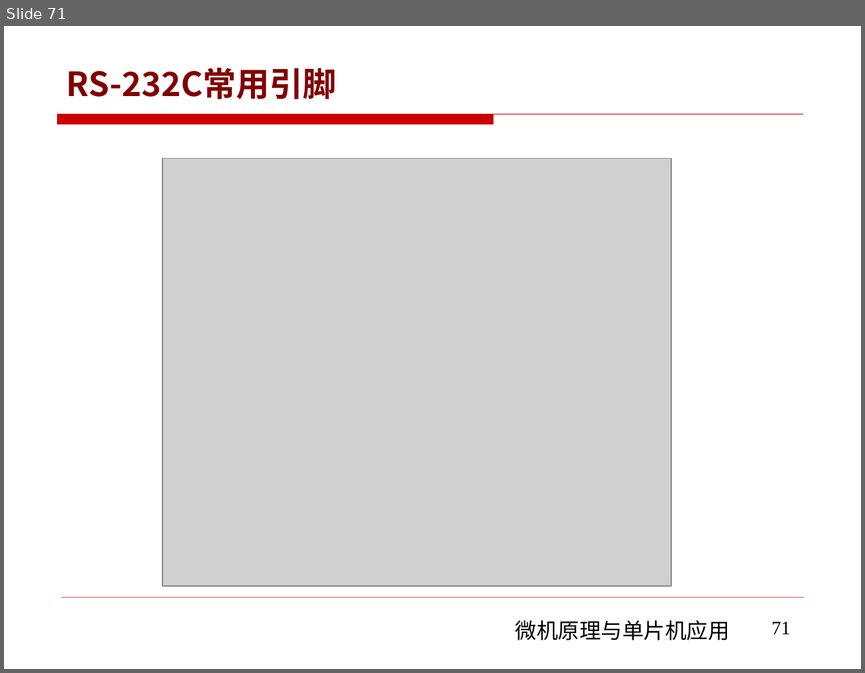
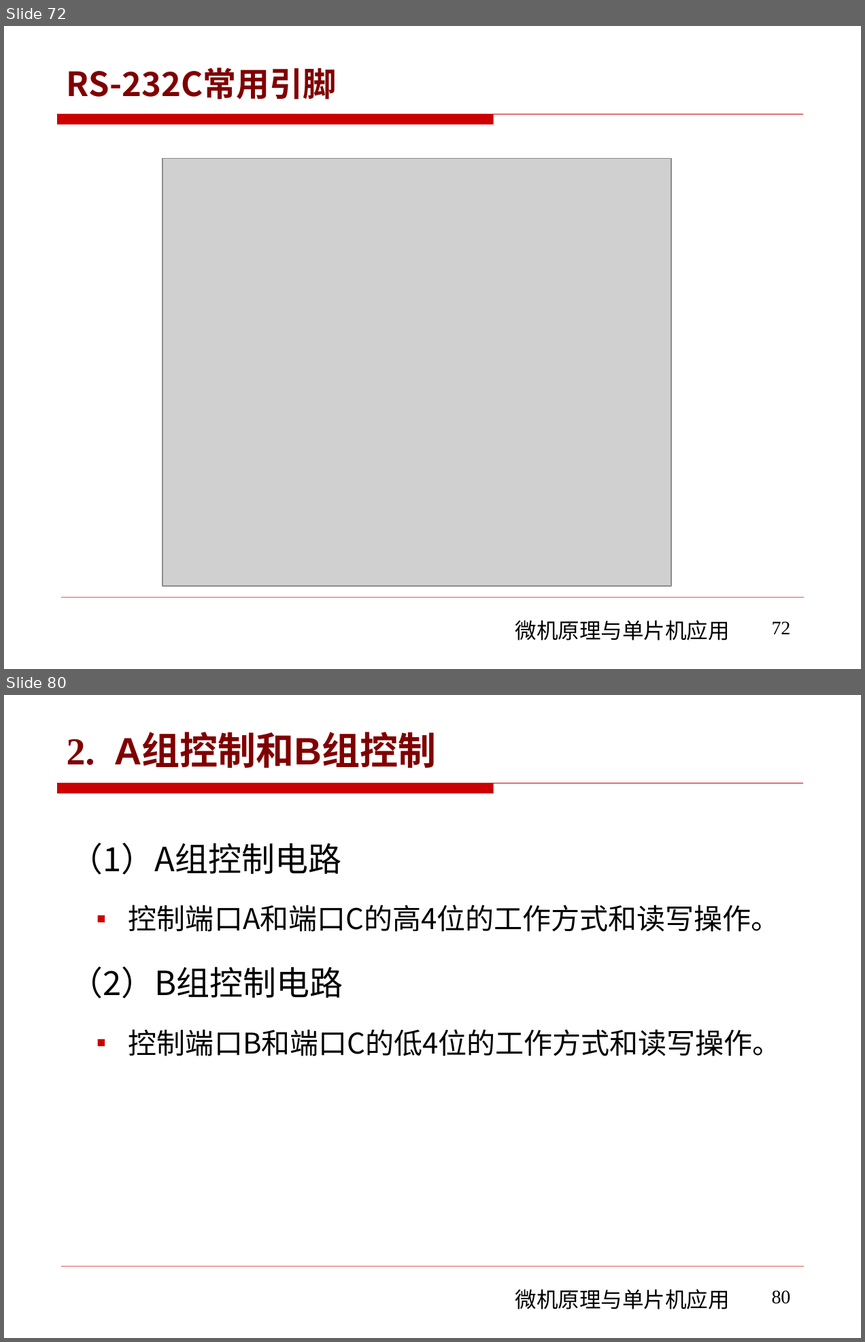
Before and after one commit to rshouc/Microcomputer, a slide deck: PPT/The Principle of Microcomputer/第六章 微机原理（串并行通信和接口技术) .pptx. Shown one above the other, each under a label of ours: slide 71 before the commit, slides 72 and 80 after it; the slides between them are not shown. The pictures are 865x673 and 865x1342 pixels, drawn with LibreOffice and Linux fonts; fonts in the diff are those of the drawing; grey boxes stand for pictures; background and template pictures are left out. Boxes give left, top, right and bottom in pixels: in the first picture for what was removed or moved away, otherwise in the second. Text is boxed around its words. In the diff, an @@ line names an element or a change of style, - is before the commit and + after.

```diff
--- a/PPT/The Principle of Microcomputer/第六章 微机原理（串并行通信和接口技术) .pptx
+++ b/PPT/The Principle of Microcomputer/第六章 微机原理（串并行通信和接口技术) .pptx
@@ slide 80 added at (x1=4, y1=695, x2=861, y2=1338), background #FFFFFF; not listed: 3 template elements that a slide beside it also shows @@
@@ title added at (x1=67, y1=734, x2=436, y2=768), 32 pt, text #800000, bold @@
+2. A组控制和B组控制
@@ text added at (x1=70, y1=843, x2=781, y2=1056), 24 pt, text #000000 @@
+（1）A组控制电路
+  ▪ 控制端口A和端口C的高4位的工作方式和读写操作。
+（2）B组控制电路
+  ▪ 控制端口B和端口C的低4位的工作方式和读写操作。
@@ page number added at (x1=772, y1=1290, x2=791, y2=1304), 16 pt, text #000000 @@
+80
@@ what was slide 71 is now slide 72 @@
@@ page number at (x1=772, y1=621, x2=791, y2=634): text changed @@
-71
+72
```
Also in this commit, not shown: 2 slides changed, 72 other slides added, 1 slide removed.
